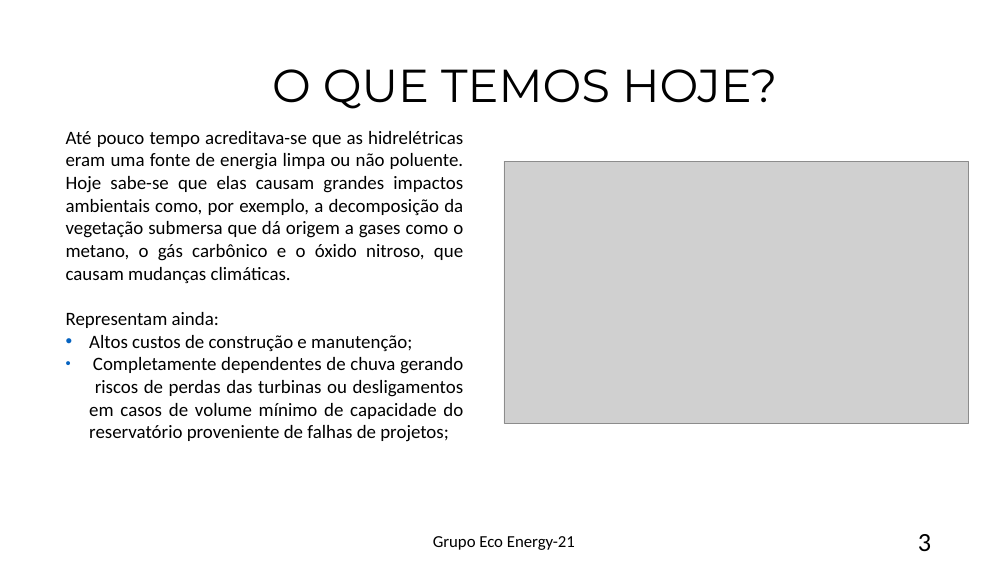
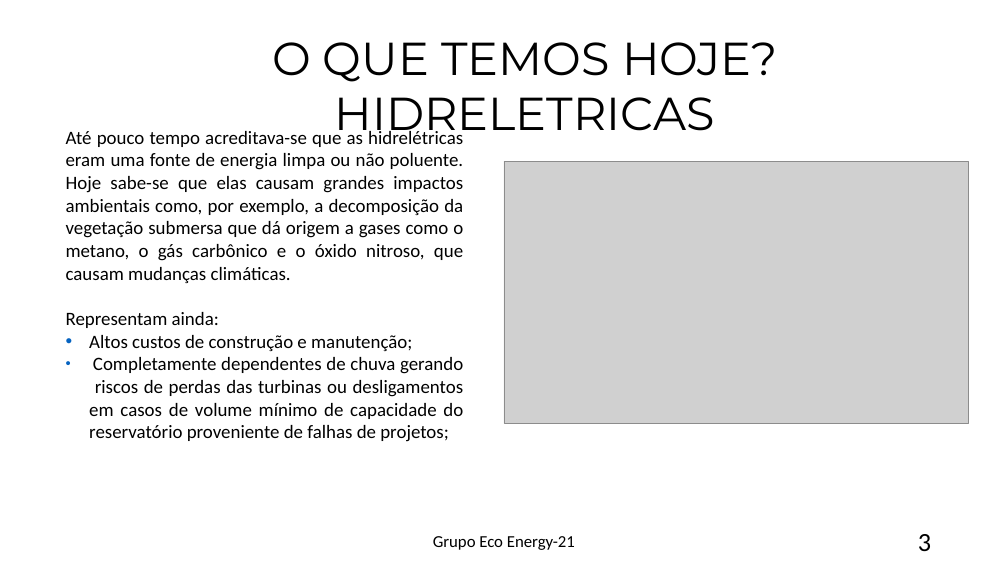
Before and after one commit to sudariogoncalves/ECO-Energy-21-, a slide deck: slide 3 of Projeto Eco-Energy 21.pptx. Drawn at 1008x567 pixels with LibreOffice and Linux fonts; fonts in the diff are those of the drawing; grey boxes stand for pictures. Boxes give left, top, right and bottom in pixels: in the first picture for what was removed or moved away, otherwise in the second. Text is boxed around its words. In the diff, an @@ line names an element or a change of style, - is before the commit and + after.

```diff
--- a/Projeto Eco-Energy 21.pptx
+++ b/Projeto Eco-Energy 21.pptx
@@ text at [335, 97, 715, 141]: paragraph added @@
+HIDRELETRICAS
```
Also in this commit, not shown: 2 slides added.
